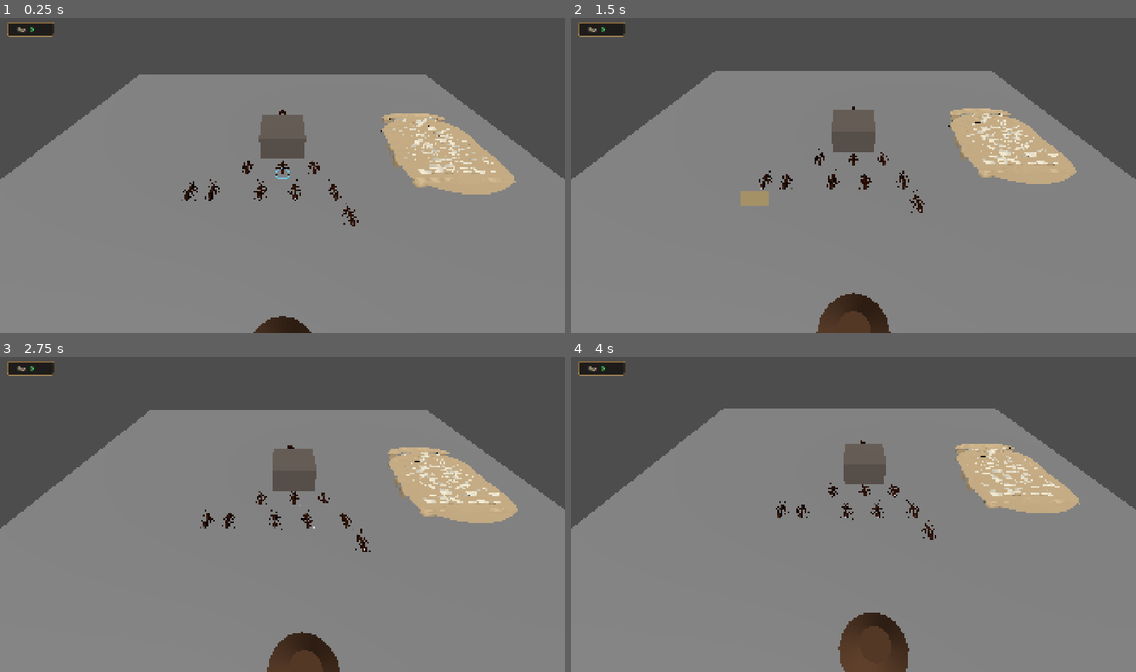
Above: before the commit, frames 1-4 (two rows, left to right).
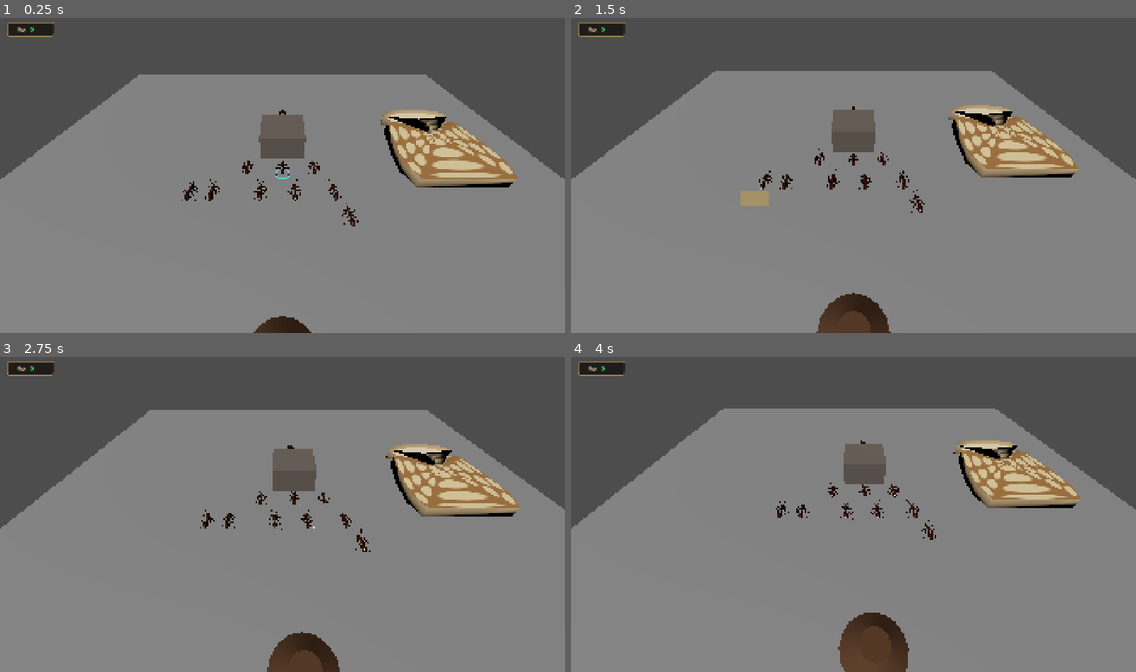
Above: after the commit, the same moments.

Repository: thePekarb/ant-rts
Game: Godot game, scene res://scenes/main/Main.tscn
Two runs of this game, one before a commit and one after it. Both use one fixed random seed, a clock stepped at 60 frames per second and the inputs below.
Inputs (mouse positions are in pixels of both pictures, inside the frame that each line leads up to):
- Up to frame 1 (0.25 s): no input
- Up to frame 2 (1.5 s): tap Enter at 0.5 s; move the mouse to (977, 159) at 0.52 s; tap S (camera_back) at 0.6 s; click (977, 159) at 0.67 s; drag from (740, 191) to (825, 238) at 1.27 s
- Up to frame 3 (2.75 s): move the mouse to (339, 442) at 2.02 s; tap A (camera_left) at 2.1 s; click (339, 442) at 2.17 s
- Up to frame 4 (4 s): tap Space at 2.75 s; drag from (825, 577) to (684, 464) at 2.77 s; move the mouse to (1023, 561) at 3.52 s; tap S (camera_back) at 3.6 s; click (1023, 561) at 3.67 s

The runs differ from the first frame. In frame 1, 3.3% of the frame differs, in the area x 67-92%, y 29-57%; in frame 2, 3.0%; in frame 3, 3.0%; in frame 4, 2.6%.

Commit message:
v2.0: Smooth Shell & Mask-Bite Bread V9 (single seamless visual mesh + procedural dynamic bite holes + logical cells)

Diff:
--- a/scenes/world/BreadResource.tscn
+++ b/scenes/world/BreadResource.tscn
@@ -6,20 +6,24 @@
 [ext_resource type="Script" path="res://scripts/systems/safe_interaction_slots.gd" id="4_safe_slots"]
 
 [sub_resource type="BoxShape3D" id="BoxShape3D_bread"]
-size = Vector3(5.1, 0.8, 6.1)
+size = Vector3(5.3, 0.8, 6.5)
 
 [node name="BreadResource" type="StaticBody3D"]
 collision_layer = 9
 collision_mask = 0
 script = ExtResource("1_script")
 resource_id = "food"
+display_name = "Хлеб"
 sync_amount_to_pieces = true
-remaining_amount = 42
+remaining_amount = 81
+max_amount = 81
 units_per_trip = 1
 gather_duration = 1.2
 carry_visual_scene = ExtResource("3_chunk")
-piece_vanish_duration = 0.18
-obstacle_half_size = Vector2(2.55, 3.05)
+mask_resolution = 128
+bite_radius_world = 0.42
+bite_soft_edge_world = 0.08
+obstacle_half_size = Vector2(2.7, 3.35)
 gather_surface_reach = 0.72
 gather_clearance = 0.68
 waiting_extra_clearance = 0.95
@@ -33,11 +37,11 @@
 shape = SubResource("BoxShape3D_bread")
 
 [node name="NavigationObstacle3D" type="NavigationObstacle3D" parent="."]
-radius = 3.6
+radius = 3.8
 affect_navigation_mesh = true
 avoidance_enabled = true
 use_3d_avoidance = false
-vertices = PackedVector3Array(-2.55, 0, -3.05, 2.55, 0, -3.05, 2.55, 0, 3.05, -2.55, 0, 3.05)
+vertices = PackedVector3Array(-2.7, 0, -3.35, 2.7, 0, -3.35, 2.7, 0, 3.35, -2.7, 0, 3.35)
 
 [node name="GatherSlots" type="Node3D" parent="."]
 script = ExtResource("4_safe_slots")
--- a/scripts/systems/resource_source.gd
+++ b/scripts/systems/resource_source.gd
@@ -7,12 +7,17 @@
 @export var resource_id: String = "food"
 @export var display_name: String = "Хлеб"
 @export var sync_amount_to_pieces: bool = true
-@export var remaining_amount: int = 104
-@export var max_amount: int = 104
+@export var remaining_amount: int = 81
+@export var max_amount: int = 81
 @export var units_per_trip: int = 1
 @export var gather_duration: float = 1.2
 @export var carry_visual_scene: PackedScene
-@export var piece_vanish_duration: float = 0.18
+
+# Настройки маски выкусывания V9
+@export var mask_resolution: int = 128
+@export var bite_radius_world: float = 0.42
+@export var bite_soft_edge_world: float = 0.08
+@export var invert_mask_v: bool = false
 
 # Настройки эффекта крошек
 @export var gather_fx_enabled: bool = true
@@ -22,7 +27,7 @@
 @export var particle_size: float = 0.075
 
 # Размеры препятствия и безопасных слотов
-@export var obstacle_half_size: Vector2 = Vector2(2.55, 3.05)
+@export var obstacle_half_size: Vector2 = Vector2(2.70, 3.35)
 @export var gather_surface_reach: float = 0.72
 @export var gather_clearance: float = 0.68
 @export var waiting_extra_clearance: float = 0.95
@@ -34,20 +39,25 @@
 @onready var waiting_slots: SafeInteractionSlots = $WaitingSlots
 @onready var obstacle: NavigationObstacle3D = get_node_or_null("NavigationObstacle3D")
 
-var available_pieces: Array[Node3D] = []
-var active_vanish_count: int = 0
+var available_cells: Array[Node3D] = []
+var active_take_count: int = 0
+
+# Процедурная текстура маски
+var mask_image: Image
+var mask_texture: ImageTexture
+var bread_top_mesh_instance: MeshInstance3D = null
 
 var crumb_particle_material: StandardMaterial3D
 
 
 func _ready() -> void:
-	# V7.1: Хлеб блокирует физически (Layer 1 = World) и детектируется мышью (Layer 4 = Resource)
+	# V9: Хлеб блокирует физически (Layer 1 = World) и детектируется мышью (Layer 4 = Resource)
 	# 1 | 8 = 9
 	collision_layer = 1 | 8
 	collision_mask = 0
 
 	crumb_particle_material = StandardMaterial3D.new()
-	crumb_particle_material.albedo_color = Color(0.86, 0.77, 0.56)
+	crumb_particle_material.albedo_color = Color(0.90, 0.83, 0.65)
 	crumb_particle_material.roughness = 0.85
 
 	if obstacle != null:
@@ -76,21 +86,73 @@
 		waiting_slots.reach_distance = 0.40
 		waiting_slots.rebuild_slots()
 
-	collect_visual_pieces(self)
-
-	if sync_amount_to_pieces and not available_pieces.is_empty():
-		remaining_amount = available_pieces.size()
+	collect_logical_cells(self)
+	find_bread_top(self)
+	init_mask_shader()
+
+	if sync_amount_to_pieces and not available_cells.is_empty():
+		remaining_amount = available_cells.size()
 		max_amount = remaining_amount
 
 	amount_changed.emit(remaining_amount, max_amount)
-	print("[Ресурс: ", name, "] Инициализирован V7.1: кусочков=", available_pieces.size(), ", запас=", remaining_amount, "/", max_amount)
-
-
-func collect_visual_pieces(node: Node) -> void:
+	print("[Ресурс V9: ", name, "] Инициализирован: логических ячеек=", available_cells.size(), ", запас=", remaining_amount, "/", max_amount)
+
+
+func collect_logical_cells(node: Node) -> void:
 	for child in node.get_children():
-		if child is Node3D and child.name.begins_with("BreadPiece_"):
-			available_pieces.append(child)
-		collect_visual_pieces(child)
+		if child.name.begins_with("BreadCell_") and child is Node3D:
+			available_cells.append(child)
+		collect_logical_cells(child)
+
+
+func find_bread_top(node: Node) -> void:
+	for child in node.get_children():
+		if child is MeshInstance3D and child.name == "BreadTop":
+			bread_top_mesh_instance = child
+			return
+		find_bread_top(child)
+
+
+func init_mask_shader() -> void:
+	if bread_top_mesh_instance == null:
+		return
+
+	# Создаем белую текстуру маски 128x128
+	mask_image = Image.create(mask_resolution, mask_resolution, false, Image.FORMAT_R8)
+	mask_image.fill(Color(1.0, 1.0, 1.0, 1.0))
+	mask_texture = ImageTexture.create_from_image(mask_image)
+
+	var shader := Shader.new()
+	shader.code = """
+shader_type spatial;
+render_mode blend_mix, depth_draw_opaque, cull_back;
+
+uniform sampler2D mask_texture : hint_default_white, filter_linear;
+uniform vec4 crumb_color : source_color = vec4(0.90, 0.83, 0.65, 1.0);
+uniform vec4 crust_color : source_color = vec4(0.66, 0.47, 0.25, 1.0);
+uniform float roughness : hint_range(0.0, 1.0) = 0.86;
+
+void fragment() {
+	float mask = texture(mask_texture, UV).r;
+	if (mask < 0.5) {
+		discard;
+	}
+	vec2 centered = (UV - vec2(0.5)) * 2.0;
+	float d = length(centered);
+	vec3 col = mix(crumb_color.rgb, crust_color.rgb, smoothstep(0.72, 0.88, d));
+	ALBEDO = col;
+	ROUGHNESS = roughness;
+}
+"""
+
+	var mat := ShaderMaterial.new()
+	mat.shader = shader
+	mat.set_shader_parameter("mask_texture", mask_texture)
+	mat.set_shader_parameter("crumb_color", Color(0.90, 0.83, 0.65, 1.0))
+	mat.set_shader_parameter("crust_color", Color(0.66, 0.47, 0.25, 1.0))
+	mat.set_shader_parameter("roughness", 0.86)
+
+	bread_top_mesh_instance.material_override = mat
 
 
 func spawn_gather_tick(worker_pos: Vector3) -> void:
@@ -104,60 +166,92 @@
 
 
 func take_from(worker_pos: Vector3, amount: int = 1) -> int:
-	if available_pieces.is_empty() or remaining_amount <= 0:
+	if available_cells.is_empty() or remaining_amount <= 0:
 		return 0
 
 	var actual_take: int = min(amount, remaining_amount)
 
-	# Вектор от центра хлеба к муравью
 	var to_worker_2d := Vector2(worker_pos.x - global_position.x, worker_pos.z - global_position.z)
 	var dir_to_worker: Vector2 = to_worker_2d.normalized() if to_worker_2d.length_squared() > 0.001 else Vector2.RIGHT
 
 	for _i in range(actual_take):
-		if available_pieces.is_empty():
+		if available_cells.is_empty():
 			break
 
 		var best_idx: int = -1
 		var best_score: float = INF
 
-		for j in range(available_pieces.size()):
-			var piece: Node3D = available_pieces[j]
-			if not is_instance_valid(piece):
+		for j in range(available_cells.size()):
+			var cell: Node3D = available_cells[j]
+			if not is_instance_valid(cell):
 				continue
 
-			var piece_vec := Vector2(piece.global_position.x - global_position.x, piece.global_position.z - global_position.z)
-			var piece_dist_from_center: float = piece_vec.length()
-			var piece_dir: Vector2 = piece_vec.normalized() if piece_dist_from_center > 0.001 else dir_to_worker
-
-			var alignment: float = dir_to_worker.dot(piece_dir) # 1.0 = точно с этой стороны
-			var dist_to_worker: float = worker_pos.distance_to(piece.global_position)
-
-			# V7.1: Умный скоринг — сильно предпочитает внешние кусочки с рабочей стороны муравья
-			var score: float = dist_to_worker * 1.2 - (alignment * 2.0) - (piece_dist_from_center * 0.35)
+			var cell_vec := Vector2(cell.global_position.x - global_position.x, cell.global_position.z - global_position.z)
+			var cell_dist_from_center: float = cell_vec.length()
+			var cell_dir: Vector2 = cell_vec.normalized() if cell_dist_from_center > 0.001 else dir_to_worker
+
+			var alignment: float = dir_to_worker.dot(cell_dir)
+			var dist_to_worker: float = worker_pos.distance_to(cell.global_position)
+
+			var score: float = dist_to_worker * 1.2 - (alignment * 2.2) - (cell_dist_from_center * 0.40)
 
 			if score < best_score:
 				best_score = score
 				best_idx = j
 
 		if best_idx != -1:
-			var target_piece: Node3D = available_pieces[best_idx]
-			available_pieces.remove_at(best_idx)
+			var target_cell: Node3D = available_cells[best_idx]
+			available_cells.remove_at(best_idx)
 			remaining_amount -= 1
 
+			# Выкусываем область на маске BreadTop
+			apply_bite_to_mask(target_cell.global_position)
+
 			if gather_fx_enabled:
-				var piece_pos: Vector3 = target_piece.global_position
-				piece_pos.y = max(0.2, piece_pos.y)
-				spawn_crumbs(piece_pos, gather_take_particles, particle_size, 1.2)
-
-			animate_piece_vanish(target_piece)
+				var cell_pos: Vector3 = target_cell.global_position
+				cell_pos.y = max(0.22, cell_pos.y)
+				spawn_crumbs(cell_pos, gather_take_particles, particle_size, 1.2)
 
 	amount_changed.emit(remaining_amount, max_amount)
-	print("[Ресурс: ", name, "] Отщипнут кусочек! Осталось: ", remaining_amount, "/", max_amount)
-
-	if remaining_amount <= 0 or available_pieces.is_empty():
+	print("[Ресурс V9: ", name, "] Выкусан кусочек! Осталось ячеек: ", remaining_amount, "/", max_amount)
+
+	if remaining_amount <= 0 or available_cells.is_empty():
 		on_fully_depleted()
 
 	return actual_take
+
+
+func apply_bite_to_mask(world_pos: Vector3) -> void:
+	if mask_image == null or mask_texture == null:
+		return
+
+	var local_x: float = world_pos.x - global_position.x
+	var local_z: float = world_pos.z - global_position.z
+
+	var hw: float = obstacle_half_size.x
+	var hh: float = obstacle_half_size.y
+
+	var u: float = clampf((local_x + hw) / (hw * 2.0), 0.0, 1.0)
+	var v: float = clampf((local_z + hh) / (hh * 2.0), 0.0, 1.0)
+	if invert_mask_v:
+		v = 1.0 - v
+
+	var center_px: int = int(u * float(mask_resolution))
+	var center_py: int = int(v * float(mask_resolution))
+
+	var rad_px: float = (bite_radius_world / (hw * 2.0)) * float(mask_resolution)
+	var rad_int: int = int(ceil(rad_px + 2.0))
+
+	for dy in range(-rad_int, rad_int + 1):
+		for dx in range(-rad_int, rad_int + 1):
+			var px: int = center_px + dx
+			var py: int = center_py + dy
+			if px >= 0 and px < mask_resolution and py >= 0 and py < mask_resolution:
+				var dist: float = sqrt(float(dx * dx + dy * dy))
+				if dist <= rad_px:
+					mask_image.set_pixel(px, py, Color(0.0, 0.0, 0.0, 1.0))
+
+	mask_texture.update(mask_image)
 
 
 func spawn_crumbs(pos: Vector3, count: int, cube_size: float, speed: float) -> void:
@@ -188,32 +282,16 @@
 	)
 
 
-func animate_piece_vanish(piece: Node3D) -> void:
-	if not is_instance_valid(piece):
-		return
-
-	active_vanish_count += 1
-	var tween: Tween = create_tween().set_parallel(true)
-	tween.tween_property(piece, "scale", Vector3(0.01, 0.01, 0.01), piece_vanish_duration).set_trans(Tween.TRANS_QUAD).set_ease(Tween.EASE_IN)
-	tween.tween_property(piece, "position:y", piece.position.y + 0.15, piece_vanish_duration).set_trans(Tween.TRANS_QUAD).set_ease(Tween.EASE_OUT)
-	tween.chain().tween_callback(func():
-		active_vanish_count -= 1
-		if is_instance_valid(piece):
-			piece.queue_free()
-		if remaining_amount <= 0 and active_vanish_count <= 0:
-			queue_free()
-	)
-
-
 func on_fully_depleted() -> void:
-	print("[Ресурс: ", name, "] Полностью истощён и съеден!")
+	print("[Ресурс V9: ", name, "] Полностью истощён и съеден!")
 	collision_layer = 0
 	if obstacle != null:
 		obstacle.avoidance_enabled = false
 		obstacle.affect_navigation_mesh = false
 
-	if active_vanish_count <= 0:
-		queue_free()
+	var tween := create_tween()
+	tween.tween_property(self, "scale", Vector3(0.01, 0.01, 0.01), 0.35)
+	tween.tween_callback(queue_free)
 
 
 func harvest(amount: int = 1) -> int:
@@ -221,7 +299,7 @@
 
 
 func is_depleted() -> bool:
-	return remaining_amount <= 0 or (available_pieces.is_empty() and active_vanish_count <= 0)
+	return remaining_amount <= 0 or available_cells.is_empty()
 
 
 func is_point_near_surface(pos: Vector3, max_dist: float = 0.85) -> bool:
Binary file changed: assets/models/bread_chunk.glb
Binary file changed: assets/models/bread_chunked.glb
